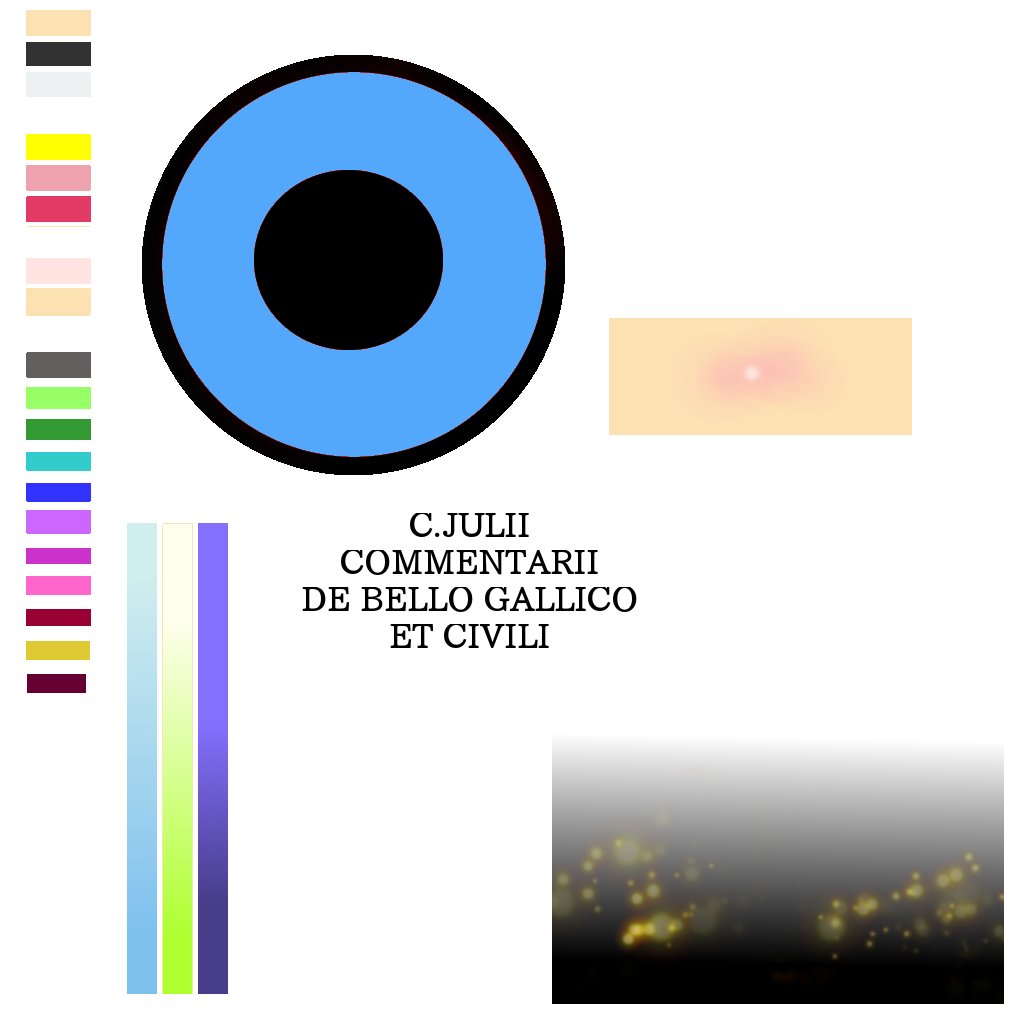
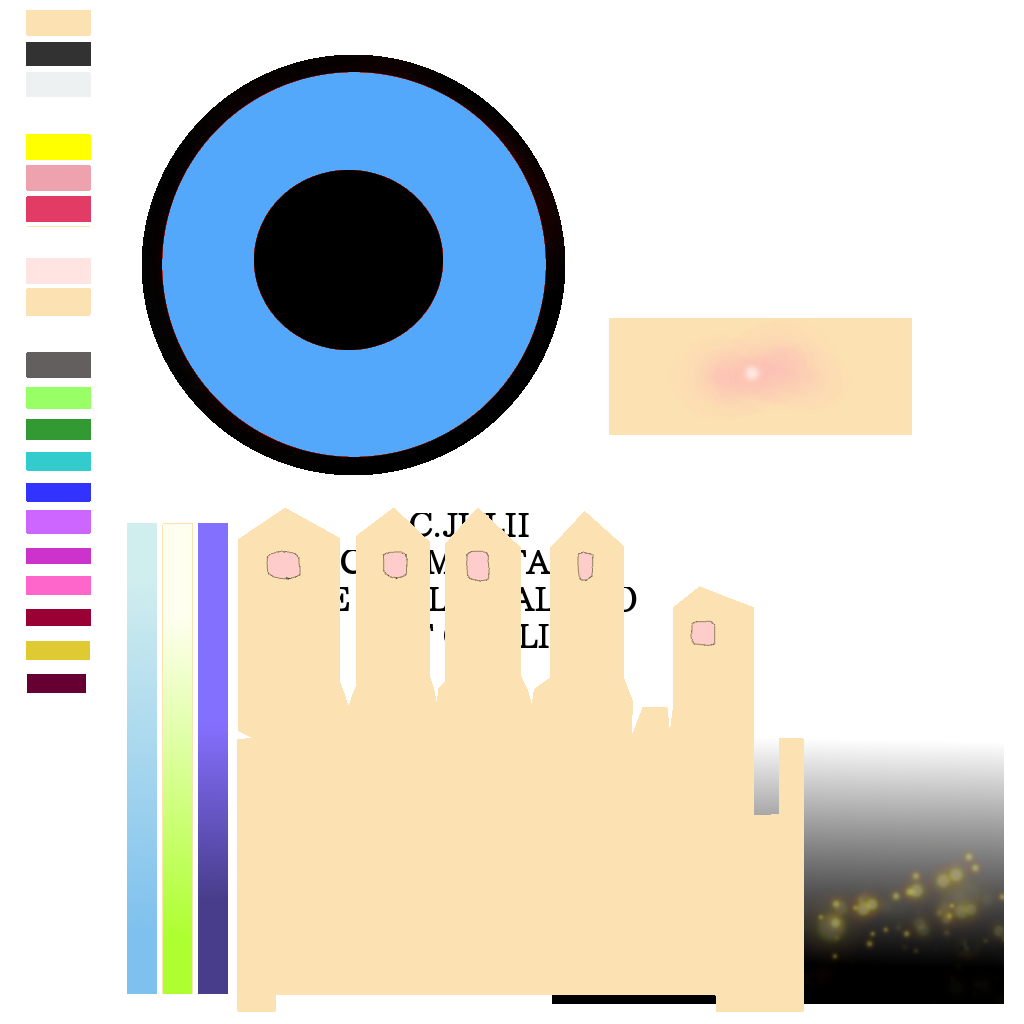
Layers edited between the first and the second 1024 x 1024 image:
added layer "nail" above "nailColor" over [266, 550, 716, 646]
added layer "nailColor" above "Sedna.png" over [268, 552, 714, 645]
added layer "レイヤー #1" above "レイヤー" over [237, 508, 804, 1012]
